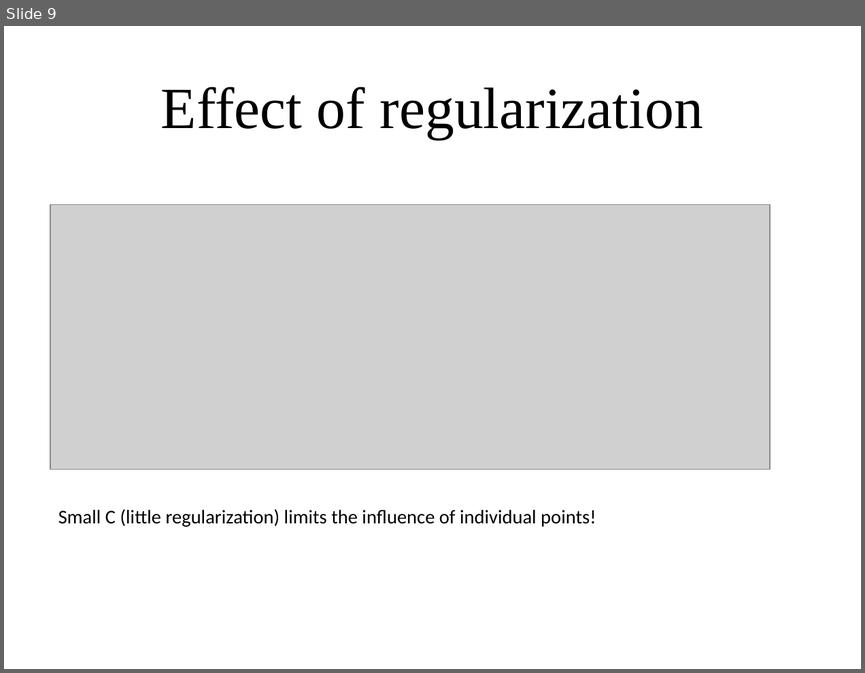
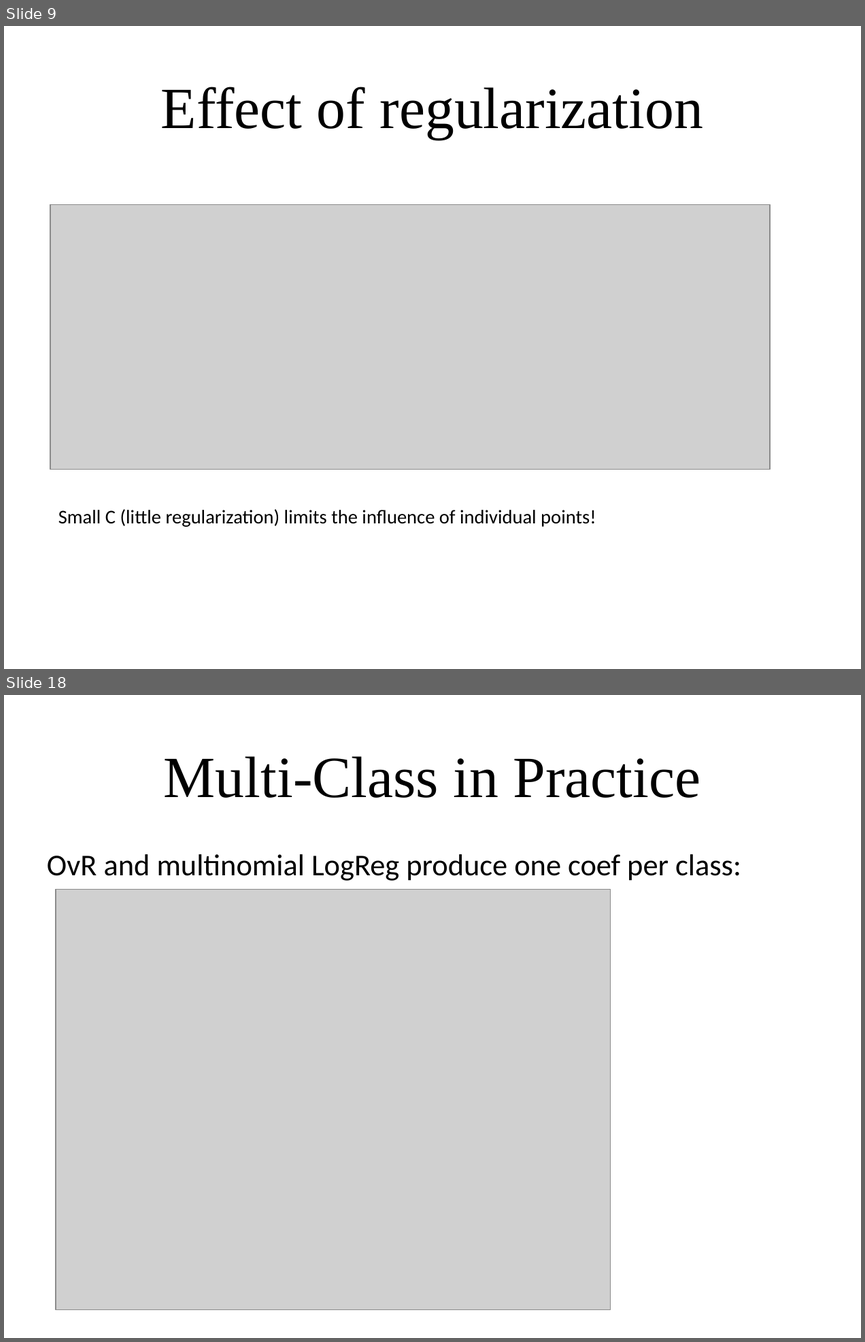
Before and after one commit to amueller/applied_ml_spring_2017, a slide deck: slides/aml-06-020617.odp. Shown one above the other, each under a label of ours: slide 9 before the commit, slides 9 and 18 after it; the slides between them are not shown. The pictures are 865x673 and 865x1342 pixels, drawn with LibreOffice and Linux fonts; fonts in the diff are those of the drawing; grey boxes stand for pictures. Boxes give left, top, right and bottom in pixels: in the first picture for what was removed or moved away, otherwise in the second. Text is boxed around its words. In the diff, an @@ line names an element or a change of style, - is before the commit and + after.

```diff
--- a/slides/aml-06-020617.odp
+++ b/slides/aml-06-020617.odp
@@ slide 18 added at bbox=[4, 695, 861, 1338], background #FFFFFF @@
@@ title added at bbox=[164, 756, 701, 798], 54 pt, text #000000 @@
+Multi-Class in Practice
@@ text added at bbox=[47, 854, 741, 881], 28 pt, text #000000 @@
+OvR and multinomial LogReg produce one coef per class:
@@ picture added at bbox=[55, 889, 611, 1309] @@
```
Also in this commit, not shown: 1 slide changed, 9 other slides added, 1 slide removed, 1 other file.
